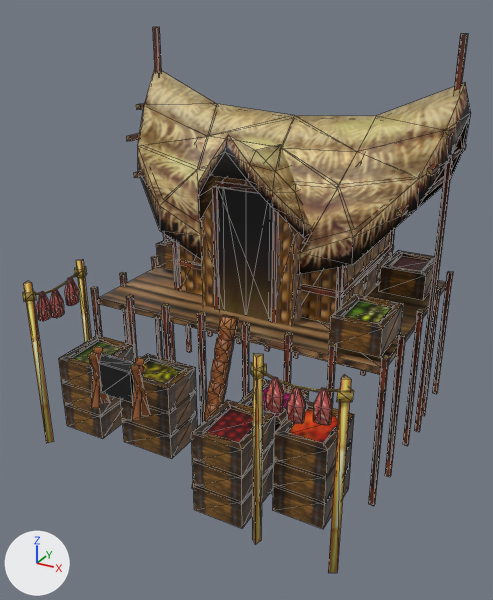
Before and after pictures for a commit that changed the COLLADA model art/meshes/structural/vietnamese/farmstead.dae.
Camera for both pictures: a 50 mm lens placed at (10.9, -20.9, 13.1), pointed at (0.0, -1.0, 3.2). The axes (+X, +Y, +Z) are drawn at lower left. The lights are the same throughout. The first picture is the older version. Mesh edges are drawn as thin lines. Where no turn or scale is listed for an object, it has been applied to the vertices.

The first picture shows 'farmstead'.
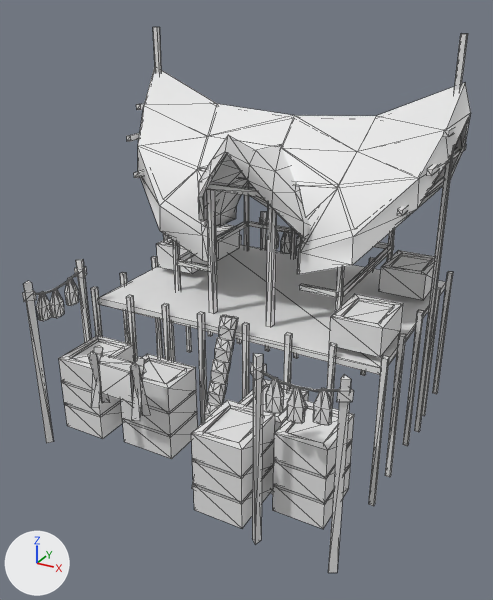
The newer file is also turned or shifted as a whole; pictures and numbers use the older file's frame.

Location of each change, (x1, y1, x2, y2) in pixels of the pictures (493 x 600 px; the box of a moved part takes in the faces that stretch with it):
part 1 of me_esfera_010, added
    after: (266, 204, 277, 327)
part 2 of me_esfera_010, added
    after: (207, 183, 261, 314)
part 3 of me_esfera_010, deleted
    before: (271, 209, 279, 323)
part 4 of me_esfera_010, moved or reshaped
    before: (177, 178, 391, 326)
    after: (176, 152, 338, 298)
part 5 of me_esfera_010, recoloured (brown to white)
    both: (22, 66, 471, 488)

Edits to the bpy script that builds the scene:
```text
Change me_esfera_010:
    used by ob_farmstead; location = (0.0, 0.0, 0.0)
    remove me_esfera_010.from_pydata(...)  # 1436 vertices, 2408 faces; spans x -6.5..6.3, y -6.7..6.1, z -2.9..12.2
    add me_esfera_010.from_pydata(...)  # 1399 vertices, 2396 faces; spans x -6.5..6.3, y -6.7..6.1, z -2.9..12.2
    me_esfera_010 part 1: a new loose piece, a box spanning x 1.06..1.24, y -1.52..-1.23, z 2.59..7.25
    me_esfera_010 part 2: a new loose piece of 15 vertices spanning x -1.3..1.2, y -1.5..-1.2, z 2.6..7.4
    me_esfera_010 part 3: the loose piece of 8 vertices spanning x 1.1..1.2, y -1.1..-0.8, z 2.6..7.3 is deleted
    me_esfera_010 part 4: 3 vertices moved within x -3.5..3.2, y -0.2..5.4, z 5.8; 95 vertices removed from x -3.5..3.2, y -1.1..6.0, z 2.5..9.2; 61 vertices added at x -2.0..1.9, y -2.2..1.6, z 3.7..9.0
    me_esfera_010 part 5: 1294 faces spanning x -6.5..6.3, y -6.7..6.1, z -2.9..10.7 switch from mat_texturas_viet__provas_012 (picture img_viet_struct_png) to no material
    other edits to the shape of me_esfera_010 do not show in these pictures
```
